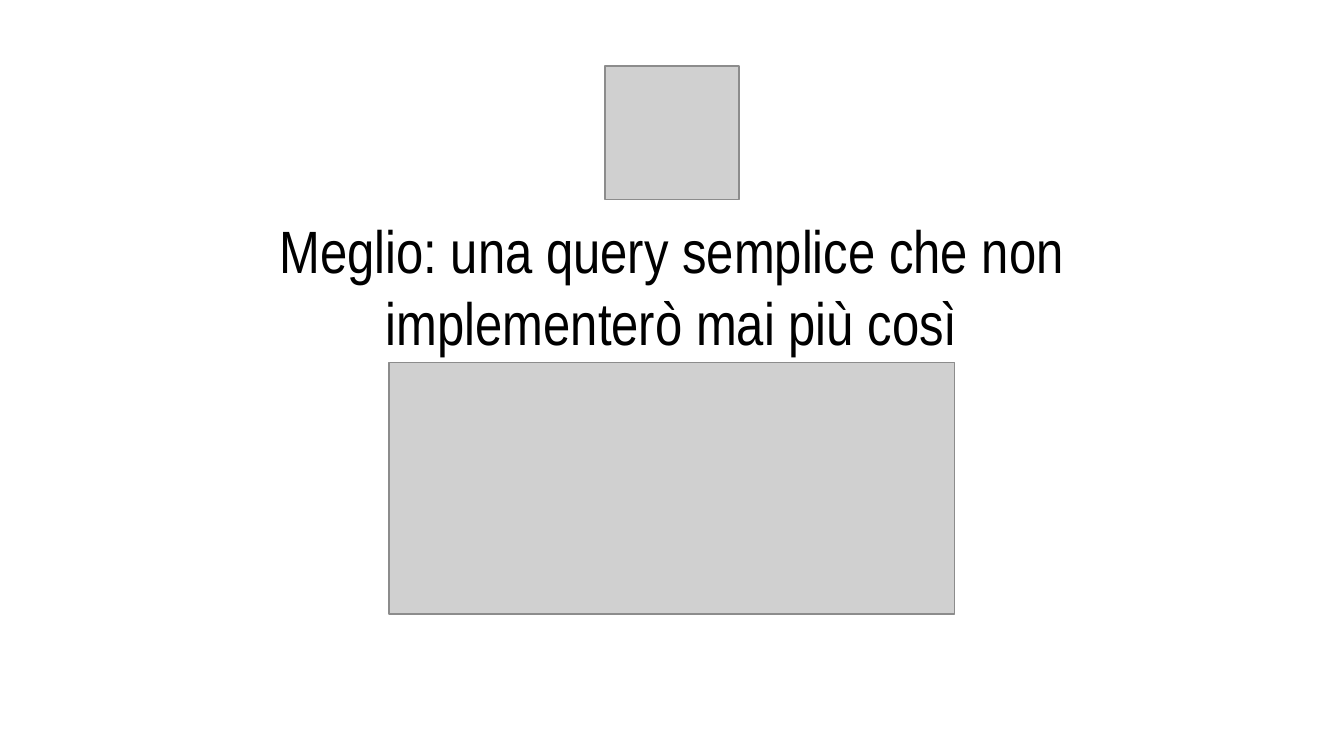
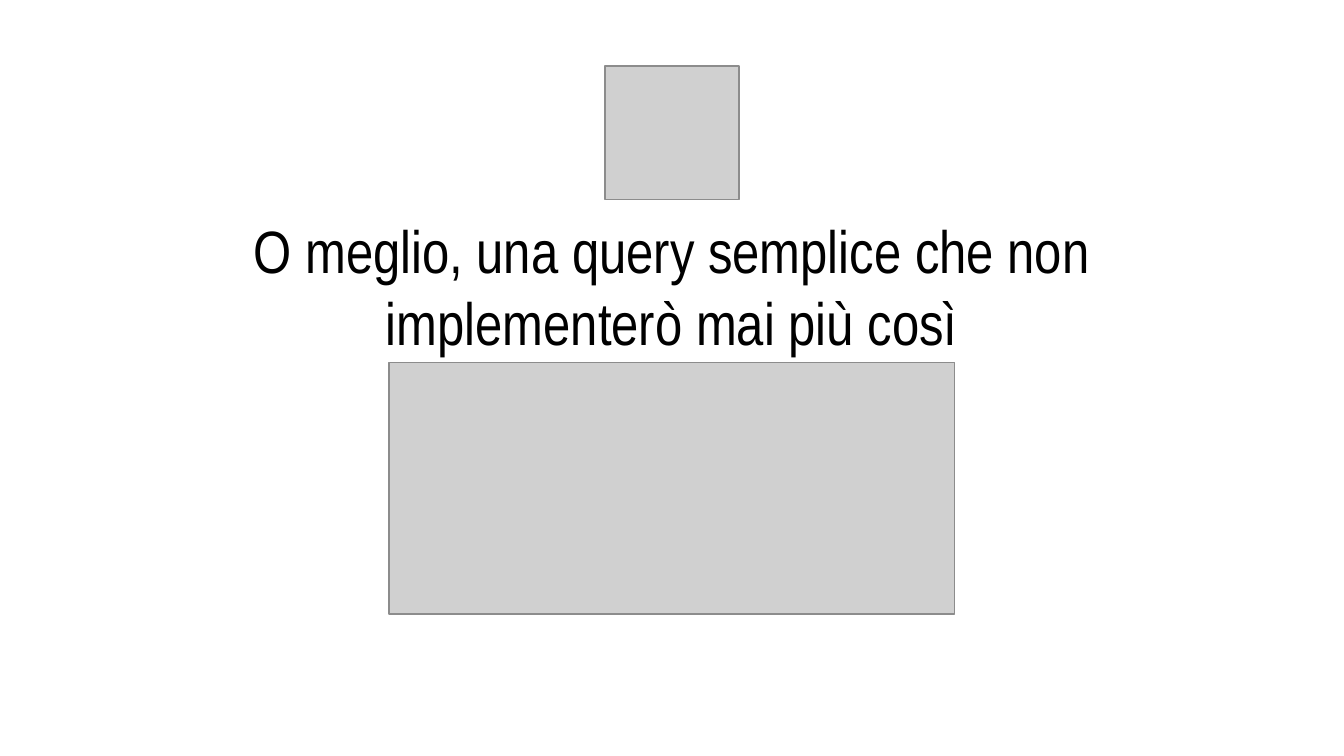
Before and after one commit to CodicePlastico/BibeCatalogue, a slide deck: slide 3 of 2025-10-21.PirlOverflow - SQL Injection crash(ed) course.pptx. Drawn at 1344x756 pixels with LibreOffice and Linux fonts; fonts in the diff are those of the drawing; grey boxes stand for pictures; background and template pictures are left out. Boxes give left, top, right and bottom in pixels: in the first picture for what was removed or moved away, otherwise in the second. Text is boxed around its words. In the diff, an @@ line names an element or a change of style, - is before the commit and + after.

```diff
--- a/2025-10-21.PirlOverflow - SQL Injection crash(ed) course.pptx
+++ b/2025-10-21.PirlOverflow - SQL Injection crash(ed) course.pptx
@@ title at [254, 229, 1090, 356]: text changed @@
-Meglio: una query semplice che non implementerò mai più così
+O meglio, una query semplice che non implementerò mai più così
```
Also in this commit, not shown: 23 other slides changed, 4 slides added, 6 other files.
